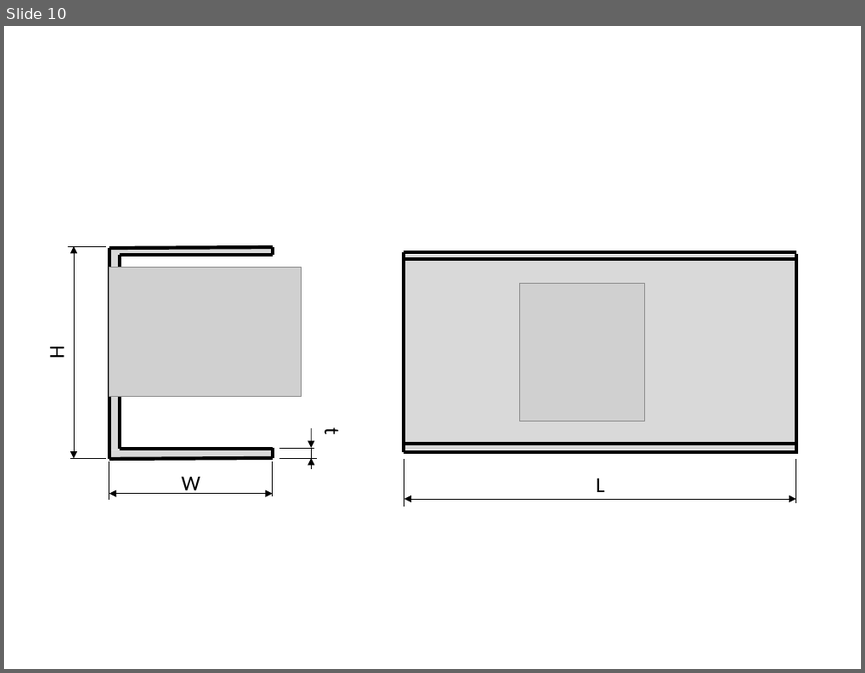
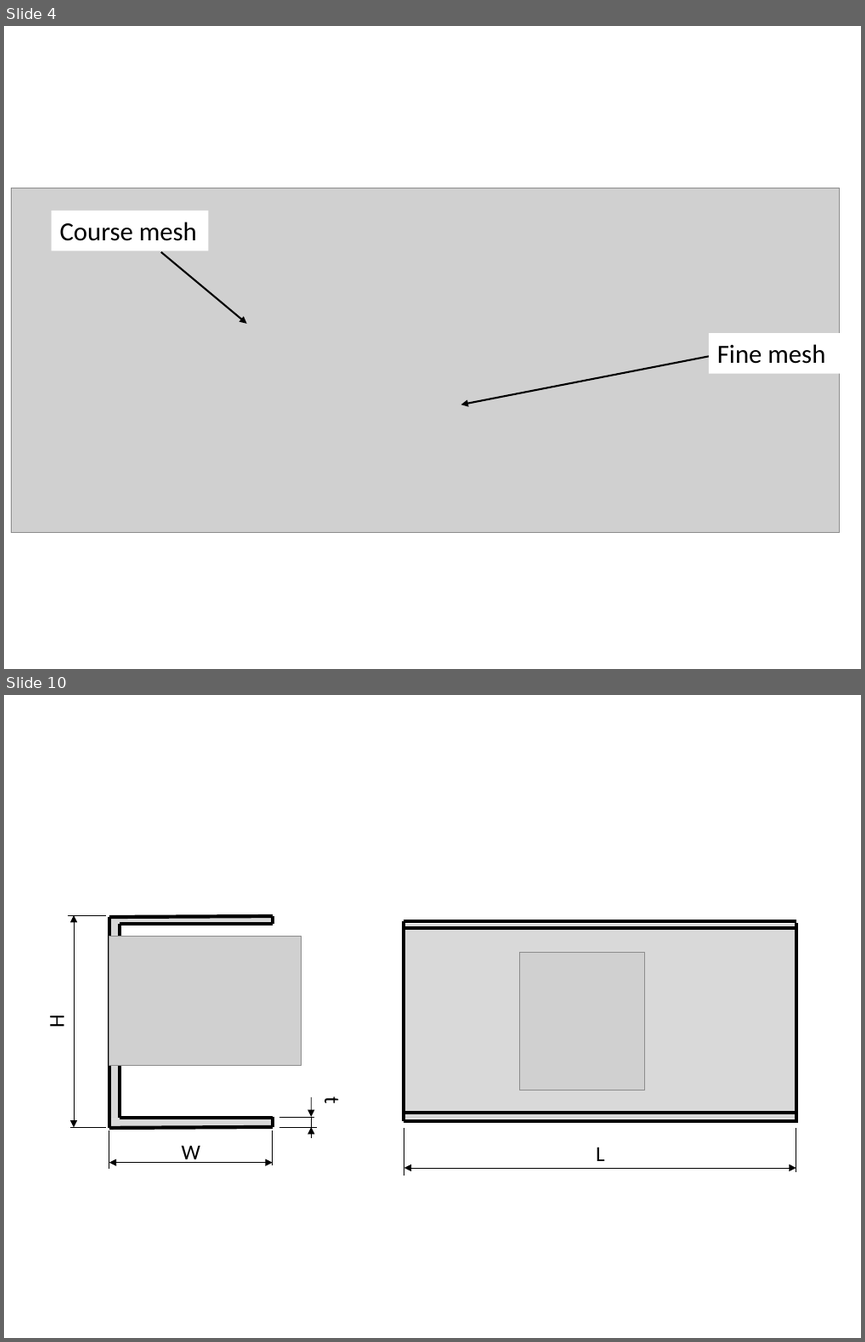
Before and after one commit to AlejandroValverde/latex, a slide deck: figures/figures.pptx. Shown one above the other, each under a label of ours: slide 10 before the commit, slides 4 and 10 after it; the slides between them are not shown. The pictures are 865x673 and 865x1342 pixels, drawn with LibreOffice and Linux fonts; fonts in the diff are those of the drawing; grey boxes stand for pictures. Boxes give left, top, right and bottom in pixels: in the first picture for what was removed or moved away, otherwise in the second. Text is boxed around its words. In the diff, an @@ line names an element or a change of style, - is before the commit and + after.

```diff
--- a/figures/figures.pptx
+++ b/figures/figures.pptx
@@ slide 4 added at (4,26,861,669), background #FFFFFF @@
@@ picture added at (11,188,840,533) @@
@@ rectangle added at (51,210,208,250), fill #FFFFFF, 22 pt, text #000000 @@
+Course mesh
@@ arrow added from (160, 252) to (246, 324), #000000 1.5 pt @@
@@ arrow added from (754, 347) to (460, 405), #000000 1.5 pt @@
@@ rectangle added at (709,333,861,373), fill #FFFFFF, 22 pt, text #000000 @@
+Fine mesh
```
Also in this commit, not shown: 8 slides changed, 6 other slides added, 7 slides removed, 19 other files.
